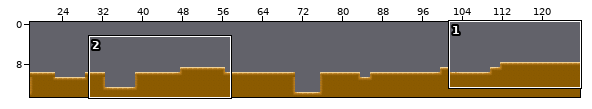
Two states of a Tiled map, Patrol/Patrol/Resources/bestTill02AM.tmx. Above: a wide view before the commit, with the close-up outlined.
Close-up. Before the commit:
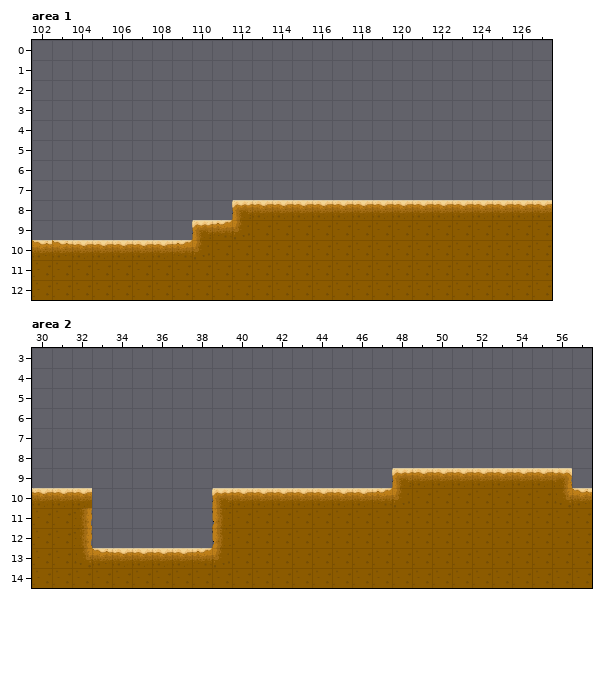
Cells are 32x32 px. Shown: area 1 x 102..127, y 0..12; area 2 x 30..57, y 3..14. The commit also changed other parts of the map, which this record leaves out.
Now the later version:
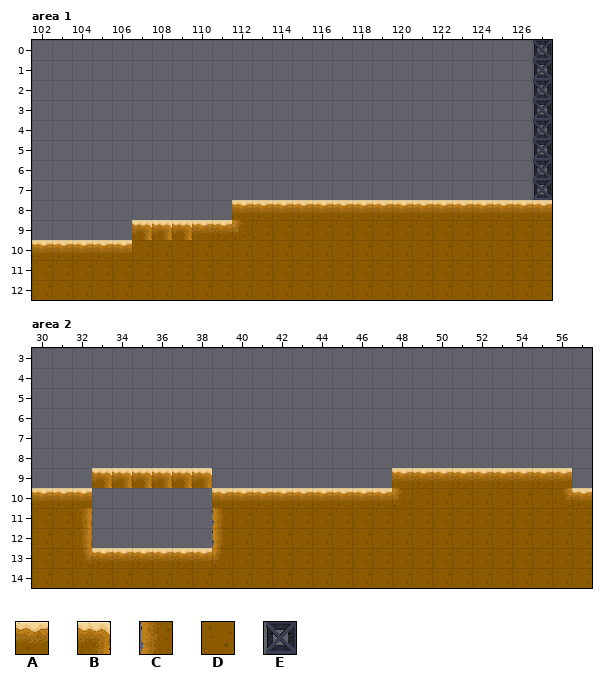
Key: from "Tileset": A 7, B 8, C 14, D 15, E 20.
_ is an empty cell, . an unchanged one.
What changed:
--- layer "CollisionLayer", area 1
@@ x 102..127 @@
- 0 ........................._
- 1 ........................._
- 2 ........................._
- 3 ........................._
- 4 ........................._
- 5 ........................._
- 6 ........................._
- 7 ........................._
- 8 .........._...............
- 9 ....._____................
-10 __...____.................
+ 0 .........................E
+ 1 .........................E
+ 2 .........................E
+ 3 .........................E
+ 4 .........................E
+ 5 .........................E
+ 6 .........................E
+ 7 .........................E
+ 8 ..........A...............
+ 9 .....BBBAA................
+10 AA...DDDD.................
--- layer "CollisionLayer", area 2
@@ x 33..57 @@
- 9 ______........._......._.
-10 ......_......._........._
-11 ......_..................
-12 ......_..................
-13 _...._...................
+ 9 BBBBBB.........A.......A.
+10 ......A.......A.........A
+11 ......C..................
+12 ......C..................
+13 A....A...................
Pixel boxes of the changes (left, top, right, bottom) in both close-ups:
added: (533, 40, 552, 200)
added: (132, 200, 252, 260)
added: (32, 240, 70, 259)
added: (92, 468, 232, 567)
added: (372, 468, 412, 507)
added: (552, 468, 590, 507)
